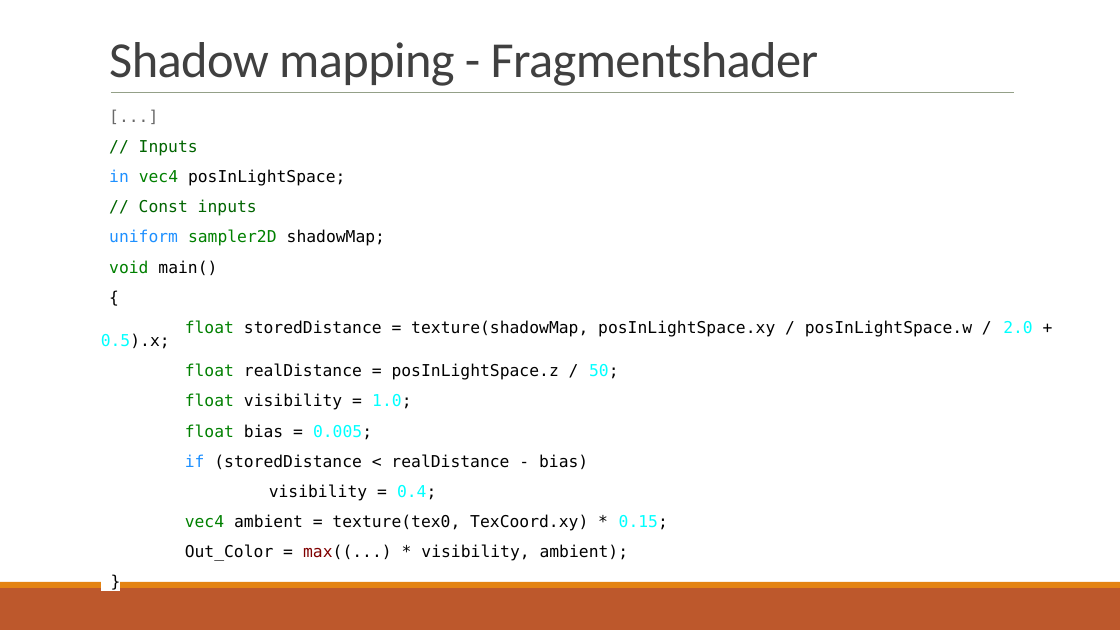
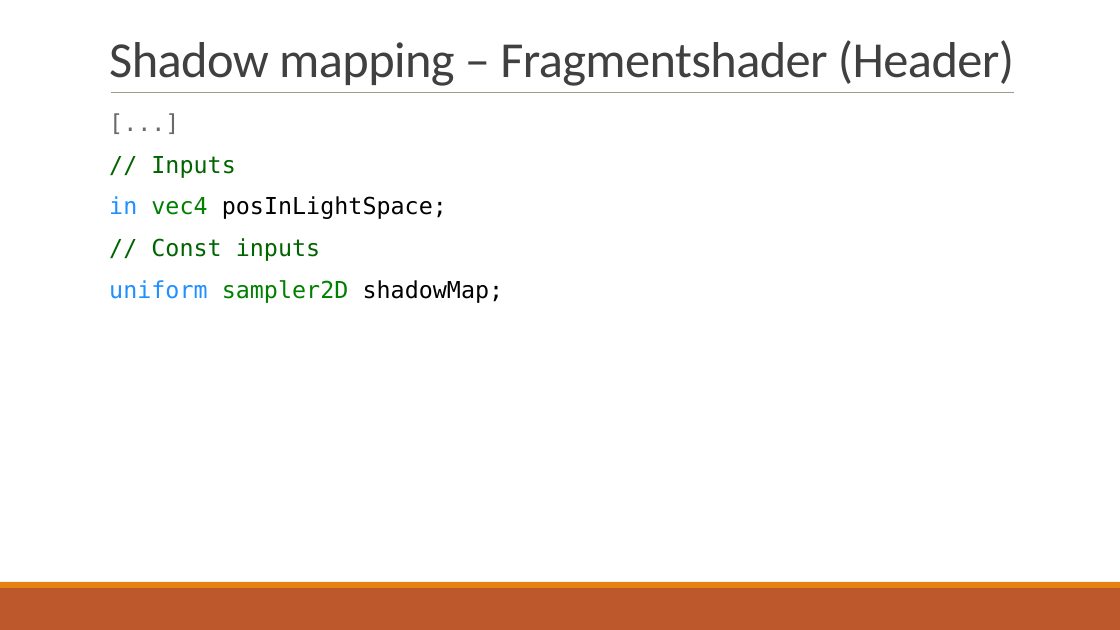
Before and after one commit to cornerfarmer/ShaderDemo, a slide deck: slide 25 of Talk/Shading & Lightning.pptx. Drawn at 1120x630 pixels with LibreOffice and Linux fonts; fonts in the diff are those of the drawing. Boxes give left, top, right and bottom in pixels: in the first picture for what was removed or moved away, otherwise in the second. Text is boxed around its words. In the diff, an @@ line names an element or a change of style, - is before the commit and + after.

```diff
--- a/Talk/Shading & Lightning.pptx
+++ b/Talk/Shading & Lightning.pptx
@@ title at [109,40,1014,86]: text changed @@
-Shadow mapping - Fragmentshader
+Shadow mapping – Fragmentshader (Header)
@@ text "[...]" at [109,156,504,303]: size 14 to 20 pt; line spacing 0.7 to 0.9 @@
@@ text at [109,260,1033,561]: paragraphs removed @@
-  void main()
-  {
-float storedDistance = texture(shadowMap, posInLightSpace.xy / posInLightSpace.w / 2.0 + 0.5).x;
-float realDistance = posInLightSpace.z / 50;
-float visibility = 1.0;
-float bias = 0.005;
-if (storedDistance < realDistance - bias)
-visibility = 0.4;
-  vec4 ambient = texture(tex0, TexCoord.xy) * 0.15;
-Out_Color = max((...) * visibility, ambient);
-}
```
Also in this commit, not shown: 8 other slides changed, 1 slide added, 4 other files.
